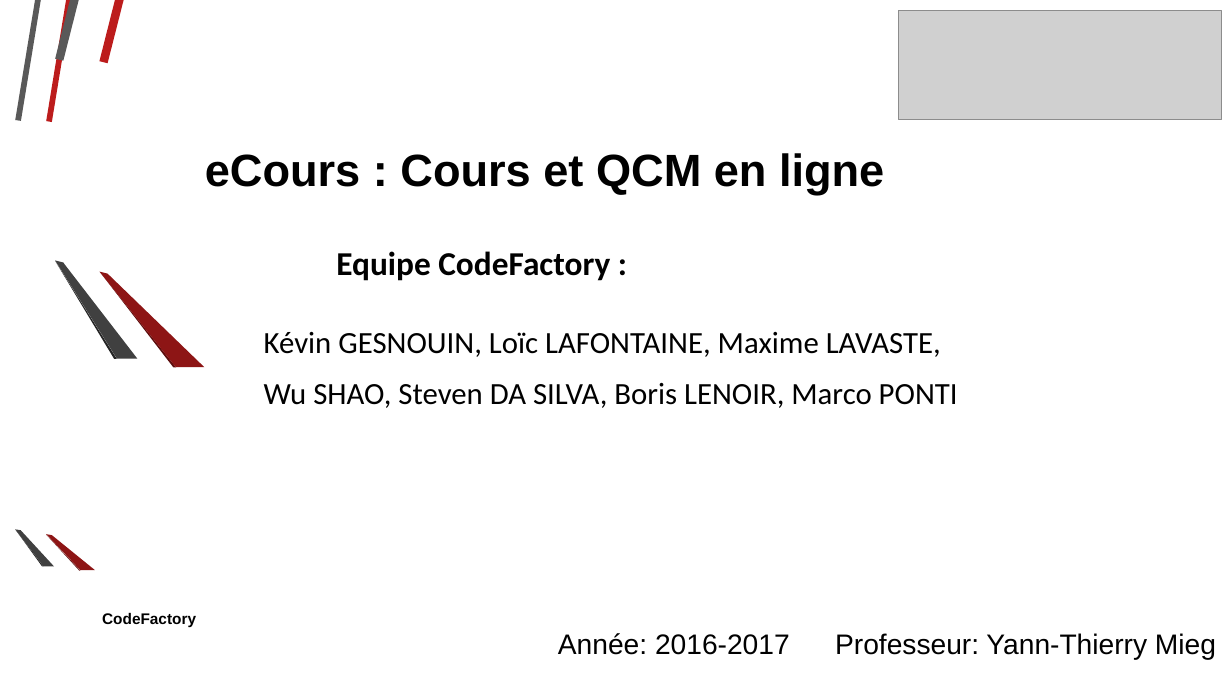
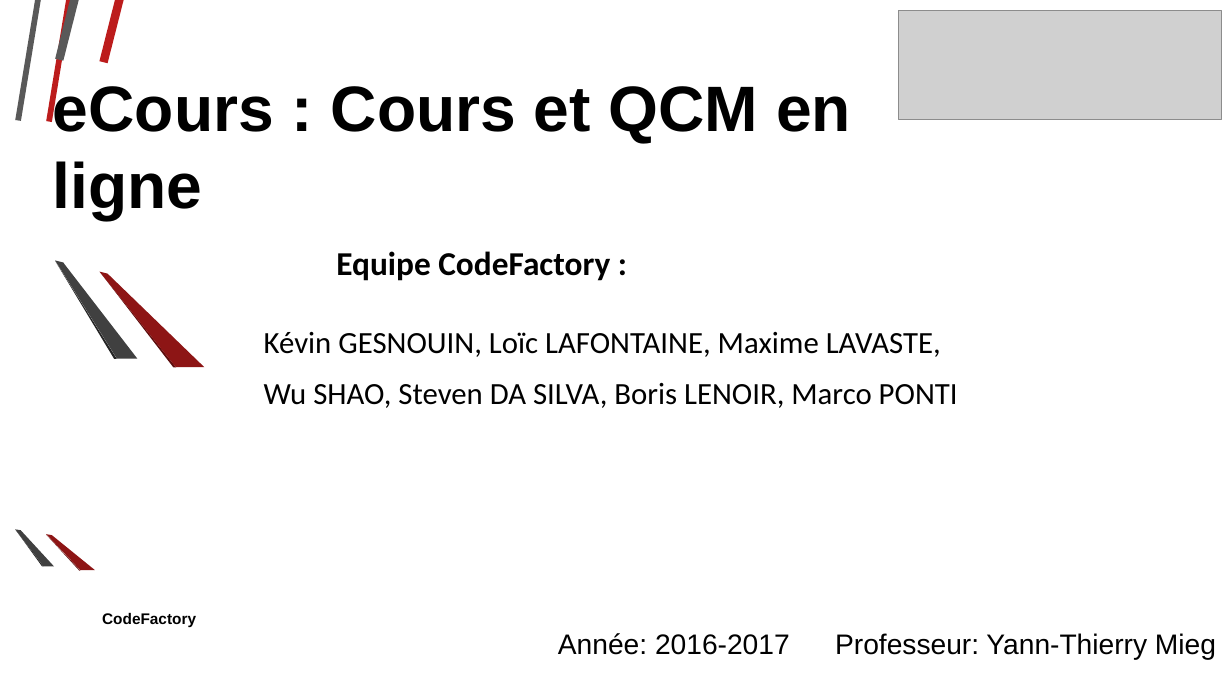
Before and after one commit to Ashmouth/IL, a slide deck: slide 1 of Diaporama/Diaporama2.odp. Drawn at 1232x693 pixels with LibreOffice and Linux fonts; fonts in the diff are those of the drawing; grey boxes stand for pictures; background and template pictures are left out. Boxes give left, top, right and bottom in pixels: in the first picture for what was removed or moved away, otherwise in the second. Text is boxed around its words. In the diff, an @@ line names an element or a change of style, - is before the commit and + after.

```diff
--- a/Diaporama/Diaporama2.odp
+++ b/Diaporama/Diaporama2.odp
@@ title "eCours : Cours et QCM ...": place and size @@
-title "eCours : Cours et QCM ..." at (205, 153, 884, 195)
+title "eCours : Cours et QCM ..." at (53, 80, 851, 220)
@@ title "eCours : Cours et QCM ..." at (53, 80, 851, 220): size 35.2 to 50 pt; line spacing 0.8 to 1 @@
```
Also in this commit, not shown: 4 other slides changed, 7 slides added, 2 slides removed.
